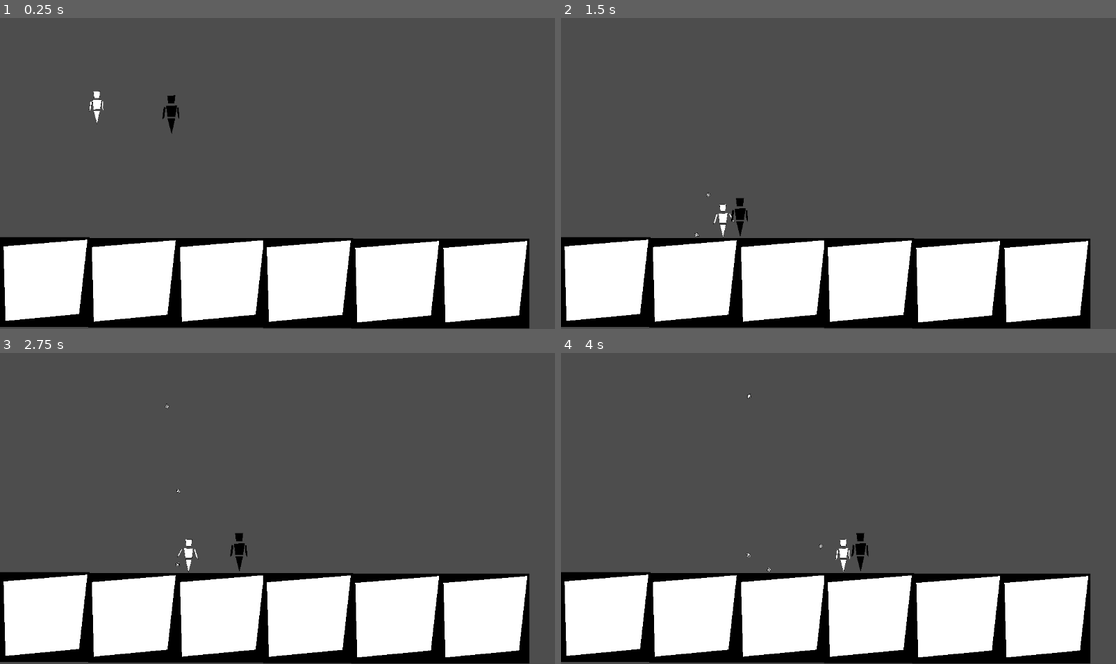
Above: before the commit, frames 1-4 (two rows, left to right).
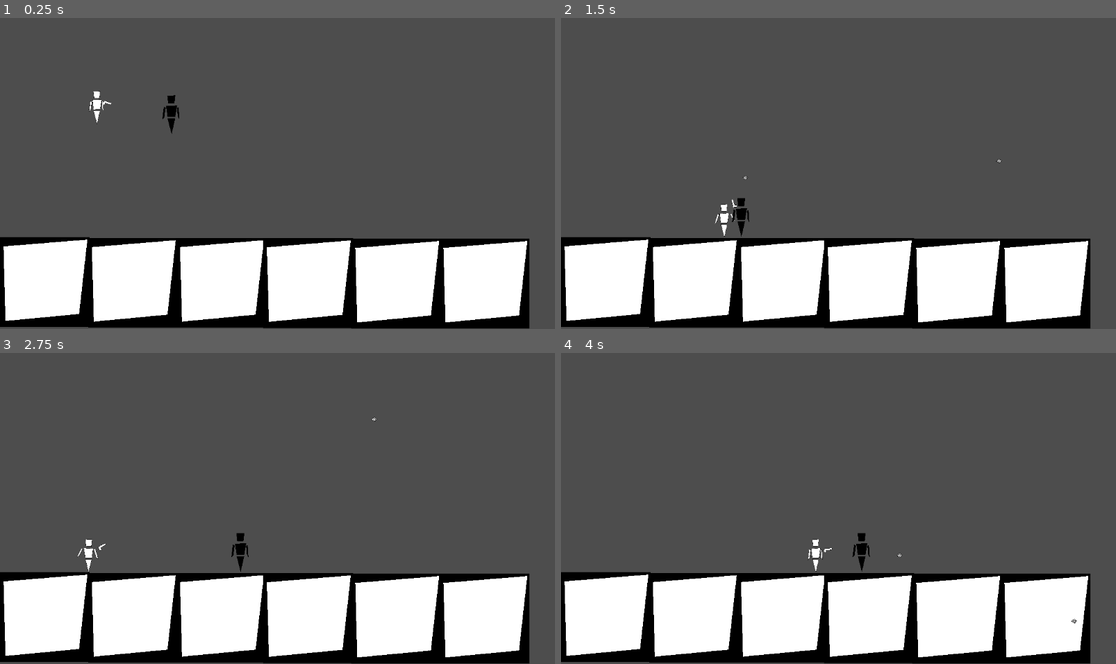
Above: after the commit, the same moments.

Repository: BrianTruong23/mirror_divide
Game: Godot game, scene res://game.tscn
Same seed, same stepped clock (60 frames per second), same inputs: the game is played once before the commit and once after it.
Inputs (mouse positions are in pixels of both pictures, inside the frame that each line leads up to):
- Up to frame 1 (0.25 s): no input
- Up to frame 2 (1.5 s): tap Enter (ui_accept) at 0.5, 0.77 s; move the mouse to (960, 157) at 0.52 s; hold D (player_right) from 0.53 s (still down); click (960, 157) at 0.6 s; move the mouse to (727, 189) at 1.27 s; click (727, 189) at 1.35 s
- Up to frame 3 (2.75 s): tap Enter (ui_accept) at 1.52 s; move the mouse to (333, 440) at 2.02 s; release D (player_right) at 2.03 s; hold A (player_left) from 2.03 s (still down); click (333, 440) at 2.1 s
- Up to frame 4 (4 s): move the mouse to (810, 570) at 2.77 s; release A (player_left) at 2.78 s; hold D (player_right) from 2.78 s (still down); click (810, 570) at 2.85 s; tap Enter (ui_accept) at 3.02, 3.77 s; move the mouse to (1005, 555) at 3.52 s; click (1005, 555) at 3.6 s

The runs differ from the first frame. In frame 1, less than 0.1% of the frame differs, in the area x 18-21%, y 26-28%; in frame 2, 0.2%; in frame 3, 0.4%; in frame 4, 0.4%, in the area x 33-93%, y 13-88%.

Commit message:
bullet goes in all direction and gun moves

Diff:
--- a/mirror_divide_game/Bullet.gd
+++ b/mirror_divide_game/Bullet.gd
@@ -1,9 +1,15 @@
-extends RigidBody2D
+extends Area2D
 
-func _ready():
-	gravity_scale = 0  # Ensure bullet doesn't fall down
+@export var BULLET_LIFETIME = 3.0  # Bullet lifespan in seconds
 
-func _physics_process(delta):
-	# If you need the bullet to destroy itself after a while
-	if position.length() > 5000:  # Example limit
+var bullet_direction
+
+var speed = 800
+
+func _process(delta):
+	position -= bullet_direction * speed * delta
+
+	# Check if the bullet is off-screen.
+	var viewport_rect = get_viewport().get_visible_rect()
+	if not viewport_rect.has_point(global_position):
 		queue_free()
--- a/mirror_divide_game/Bullet.tscn
+++ b/mirror_divide_game/Bullet.tscn
@@ -6,7 +6,7 @@
 [sub_resource type="CircleShape2D" id="CircleShape2D_a4ote"]
 radius = 5.09902
 
-[node name="Bullet" type="RigidBody2D"]
+[node name="Bullet" type="Area2D"]
 script = ExtResource("1_qeihv")
 
 [node name="Sprite2D" type="Sprite2D" parent="."]
--- a/mirror_divide_game/Player.gd
+++ b/mirror_divide_game/Player.gd
@@ -42,16 +42,16 @@
 	if Input.is_action_just_pressed("player_shoot"):
 		player_shoot()
 
+
 func player_shoot():
+	if not bullet_scene:
+		print("Bullet scene is not assigned!")
+		return
+
 	var bullet = bullet_scene.instantiate()
-	bullet.position = position  # Start at player's position
+	bullet.position = position + Vector2(0, 12)  # Start at player's position
 
-	# Calculate direction towards the cursor
-	var mouse_position = get_global_mouse_position()
-	var shoot_direction = (mouse_position - position).normalized()
-
-	# Set bullet velocity
-	bullet.set_linear_velocity(shoot_direction * BULLET_SPEED)
+	bullet.bullet_direction = (position - get_global_mouse_position()).normalized()
 
 	# Add the bullet to the scene
 	get_parent().add_child(bullet)
--- a/mirror_divide_game/game.tscn
+++ b/mirror_divide_game/game.tscn
@@ -1,5 +1,6 @@
-[gd_scene load_steps=5 format=3 uid="uid://dilgrgn4xrt2m"]
+[gd_scene load_steps=6 format=3 uid="uid://dilgrgn4xrt2m"]
 
+[ext_resource type="PackedScene" uid="uid://c04dathkllkwg" path="res://gun.tscn" id="2_fe3mn"]
 [ext_resource type="PackedScene" uid="uid://c5clromjmgu7k" path="res://Player.tscn" id="3_d0l3y"]
 [ext_resource type="PackedScene" uid="uid://cr0fd3esxoj37" path="res://Enemy.tscn" id="4_x7f01"]
 [ext_resource type="Texture2D" uid="uid://b1s0mvek3nqnp" path="res://assetss/platform_black.png" id="5_q3onh"]
@@ -17,6 +18,9 @@
 
 [node name="Player" parent="." instance=ExtResource("3_d0l3y")]
 position = Vector2(179, 126)
+
+[node name="Area2D" parent="Player" instance=ExtResource("2_fe3mn")]
+position = Vector2(35, 6)
 
 [node name="Enemy" parent="." instance=ExtResource("4_x7f01")]
 position = Vector2(363, 166)
--- /dev/null
+++ b/mirror_divide_game/gun.gd
@@ -0,0 +1,8 @@
+extends Area2D
+
+
+# Called when the node enters the scene tree for the first time.
+
+# Called every frame. 'delta' is the elapsed time since the previous frame.
+func _process(delta: float) -> void:
+	look_at(get_global_mouse_position())
--- /dev/null
+++ b/mirror_divide_game/gun.tscn
@@ -0,0 +1,19 @@
+[gd_scene load_steps=4 format=3 uid="uid://c04dathkllkwg"]
+
+[ext_resource type="Script" path="res://gun.gd" id="1_w5r78"]
+[ext_resource type="Texture2D" uid="uid://dqnlif5mcs3qj" path="res://assetss/gun_default.png" id="1_y3f08"]
+
+[sub_resource type="RectangleShape2D" id="RectangleShape2D_hsemv"]
+size = Vector2(23.9062, 19)
+
+[node name="Area2D" type="Area2D"]
+script = ExtResource("1_w5r78")
+
+[node name="Sprite2D" type="Sprite2D" parent="."]
+position = Vector2(14, 10)
+scale = Vector2(0.0759472, 0.054392)
+texture = ExtResource("1_y3f08")
+
+[node name="CollisionShape2D" type="CollisionShape2D" parent="."]
+position = Vector2(12.0469, 9.5)
+shape = SubResource("RectangleShape2D_hsemv")
Binary file changed: mirror_divide_game/assetss/gun_default.png
Not shown, added: mirror_divide_game/.DS_Store
